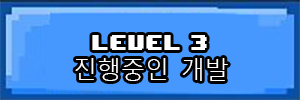
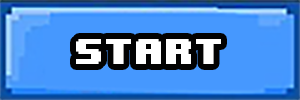
Layer changes from the first 300px x 100px image to the second:
renamed "level 3 진행중인 개발" to "Start", painted on it over [75, 35, 228, 81]
painted on "Layer 1" over [0, 0, 300, 100]
